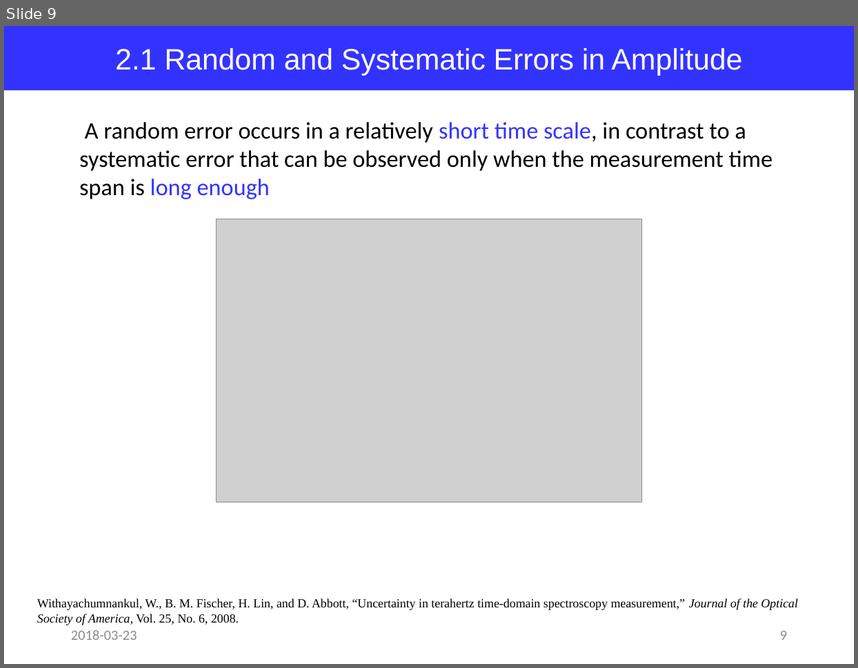
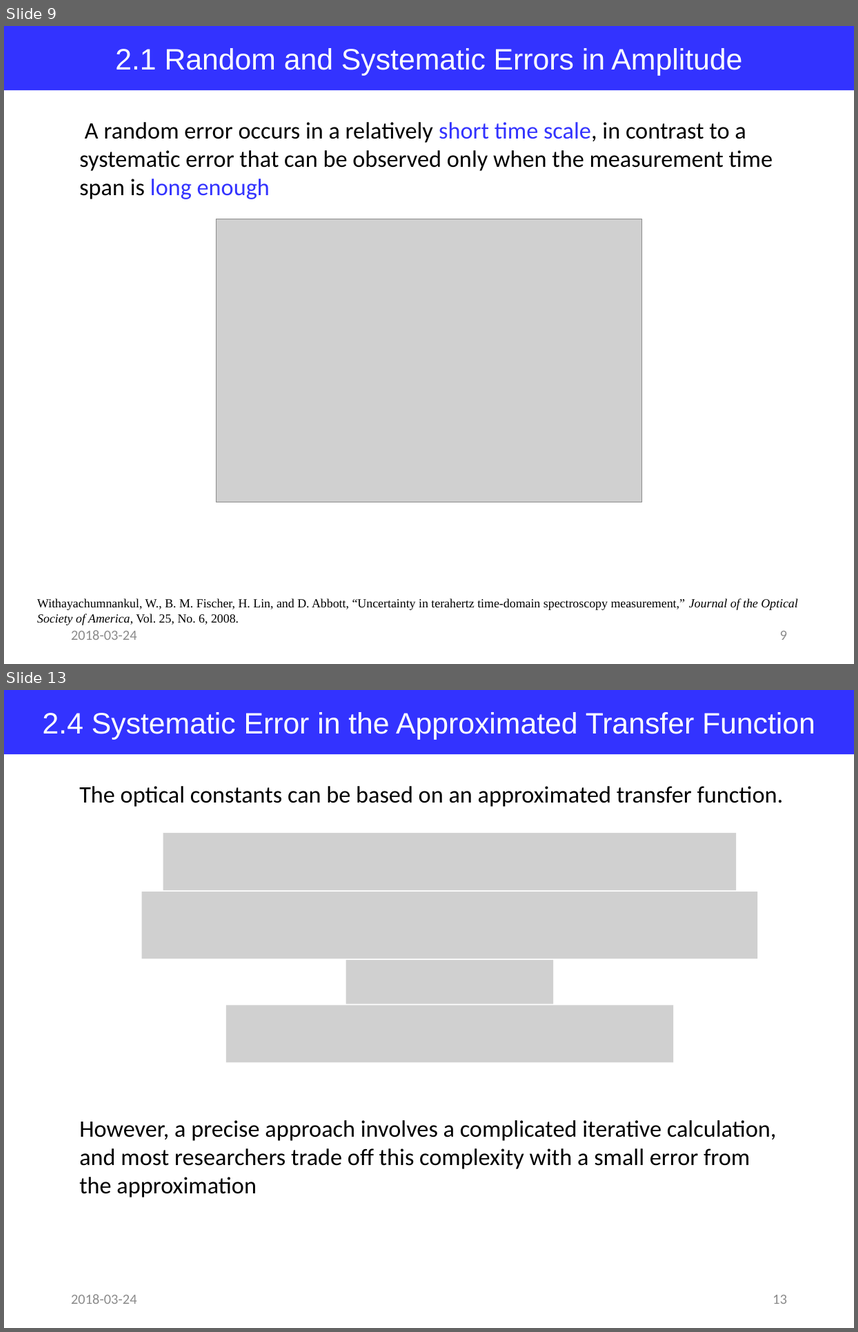
Before and after one commit to jglee96/NBTP_Lab, a slide deck: Terahertz Metrology/Ch4/Terahertz Metrology_Ch4.pptx. Shown one above the other, each under a label of ours: slide 9 before the commit, slides 9 and 13 after it; the slides between them are not shown. The pictures are 858x668 and 858x1332 pixels, drawn with LibreOffice and Linux fonts; fonts in the diff are those of the drawing; grey boxes stand for pictures. Boxes give left, top, right and bottom in pixels: in the first picture for what was removed or moved away, otherwise in the second. Text is boxed around its words. In the diff, an @@ line names an element or a change of style, - is before the commit and + after.

```diff
--- a/Terahertz Metrology/Ch4/Terahertz Metrology_Ch4.pptx
+++ b/Terahertz Metrology/Ch4/Terahertz Metrology_Ch4.pptx
@@ slide 13 added at bbox=[4, 690, 854, 1328], background #FFFFFF @@
@@ rectangle added at bbox=[4, 690, 854, 755], fill #3333FF, 25 pt, text #FFFFFF @@
+2.4 Systematic Error in the Approximated Transfer Function
@@ text added at bbox=[79, 786, 784, 807], 20 pt, text #000000 @@
+The optical constants can be based on an approximated transfer function.
@@ picture added at bbox=[163, 833, 736, 891] @@
@@ picture added at bbox=[142, 891, 757, 958] @@
@@ picture added at bbox=[346, 960, 553, 1004] @@
@@ picture added at bbox=[226, 1005, 673, 1061] @@
@@ text added at bbox=[79, 1120, 777, 1197], 20 pt, text #000000 @@
+However, a precise approach involves a complicated iterative calculation, and most researchers trade off this complexity with a small error from the approximation
@@ text added at bbox=[71, 1294, 137, 1303], 12 pt, text #8C8C8C @@
+2018-03-24
@@ page number added at bbox=[773, 1294, 787, 1303], 12 pt, text #8C8C8C @@
+13
@@ slide 9 changed as well @@
@@ text at bbox=[71, 630, 137, 639]: text changed @@
-2018-03-23
+2018-03-24
```
Also in this commit, not shown: 10 other slides changed, 7 other slides added, 1 other file.
